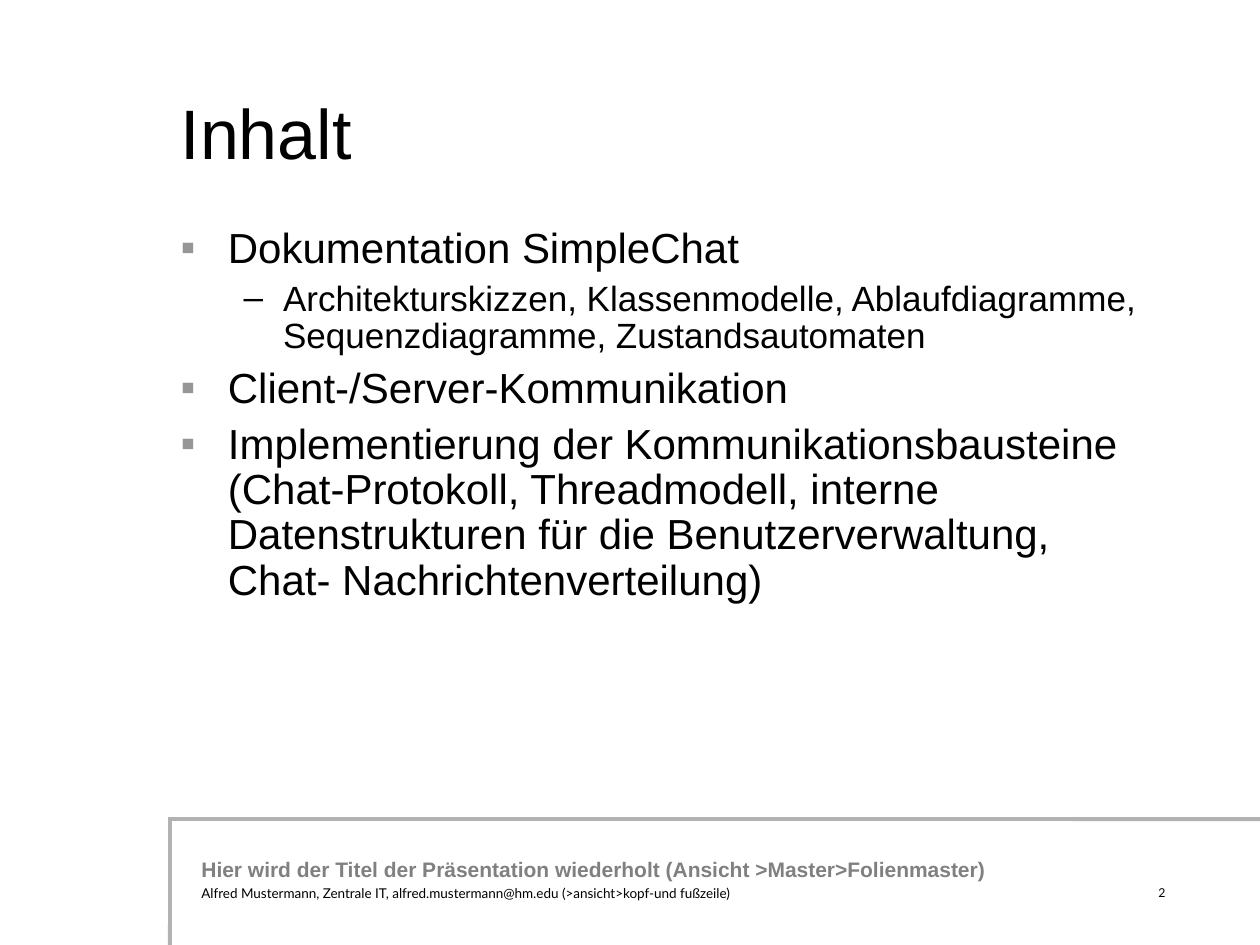
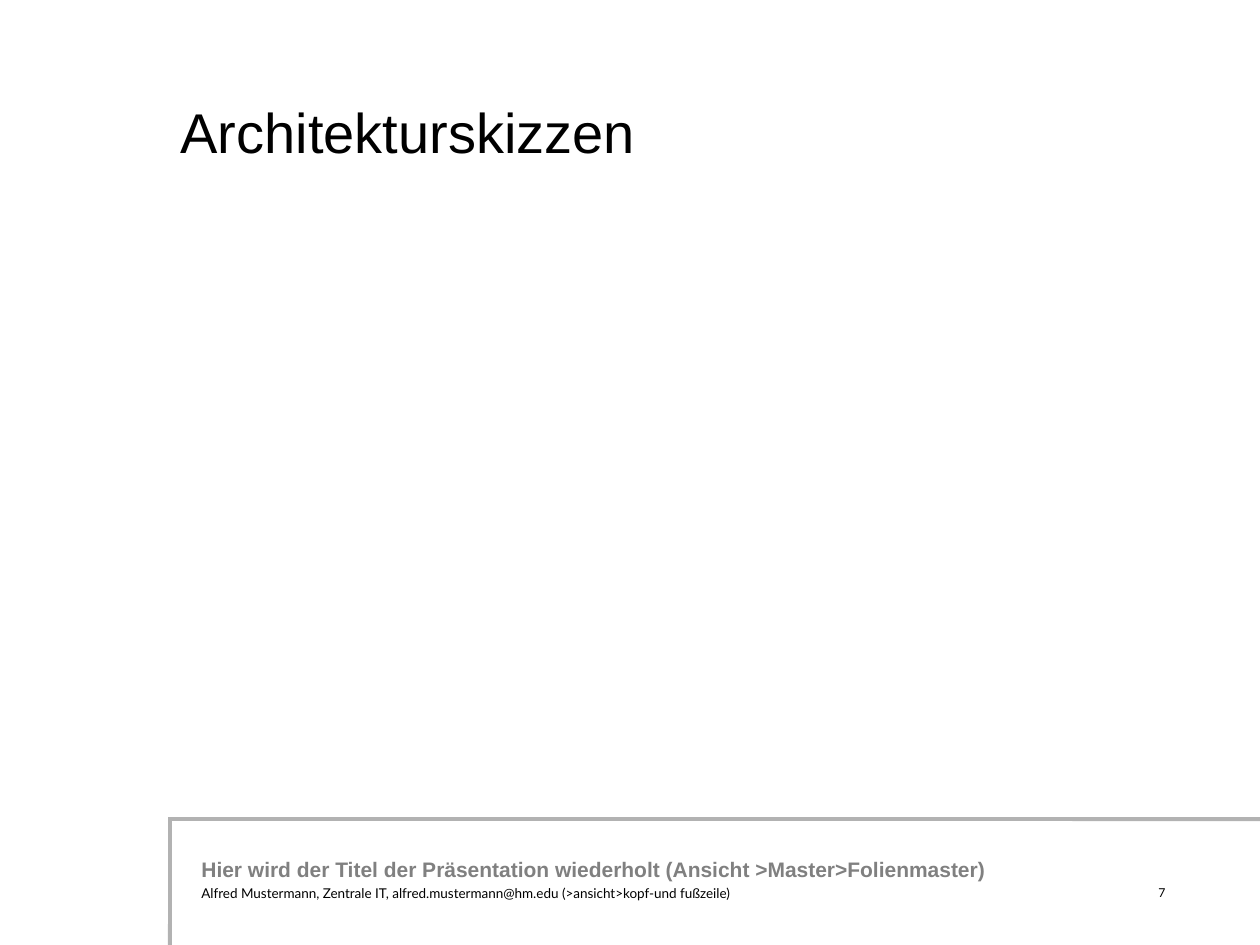
Before and after one commit to simonsymhoven/Datenkommunikation, a slide deck: slide 7 of Aufgabe 1/powerpointpraesentation.ppt (slide 2 before the commit). Drawn at 1260x945 pixels with LibreOffice and Linux fonts; fonts in the diff are those of the drawing; background and template pictures are left out. Boxes give left, top, right and bottom in pixels: in the first picture for what was removed or moved away, otherwise in the second. Text is boxed around its words. In the diff, an @@ line names an element or a change of style, - is before the commit and + after.

```diff
--- a/Aufgabe 1/powerpointpraesentation.ppt
+++ b/Aufgabe 1/powerpointpraesentation.ppt
@@ title at [181, 112, 635, 154]: text changed; size 40 to 32 pt @@
-Inhalt
+Architekturskizzen
@@ text removed at [228, 232, 1136, 603] @@
-▪ Dokumentation SimpleChat
-  – Architekturskizzen, Klassenmodelle, Ablaufdiagramme, Sequenzdiagramme, Zustandsautomaten
-▪ Client-/Server-Kommunikation
-▪ Implementierung der Kommunikationsbausteine (Chat-Protokoll, Threadmodell, interne Datenstrukturen für die Benutzerverwaltung, Chat- Nachrichtenverteilung)
@@ page number at [1158, 888, 1165, 897]: text changed @@
-2
+7
```
Also in this commit, not shown: 5 other slides changed, 25 slides added, 2 other files.
